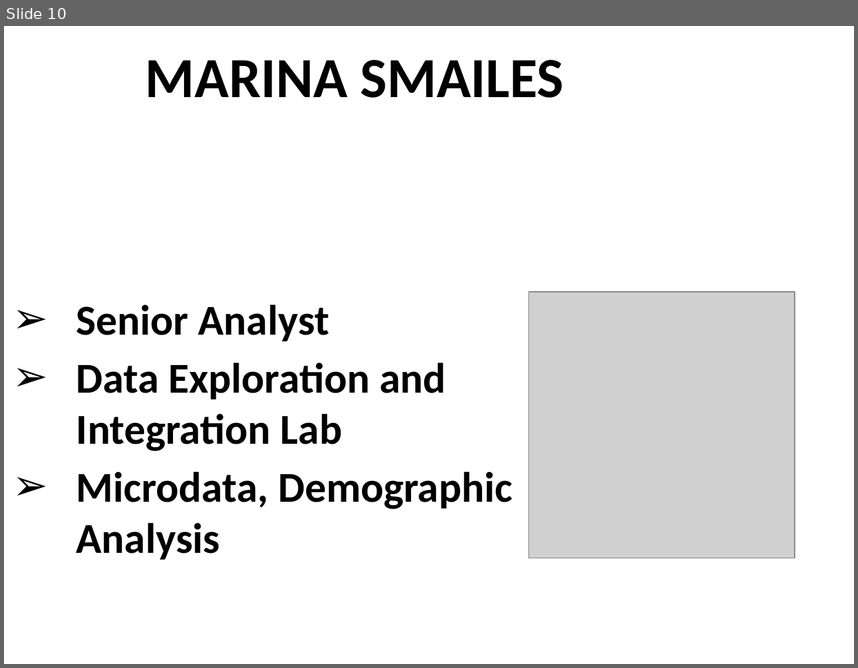
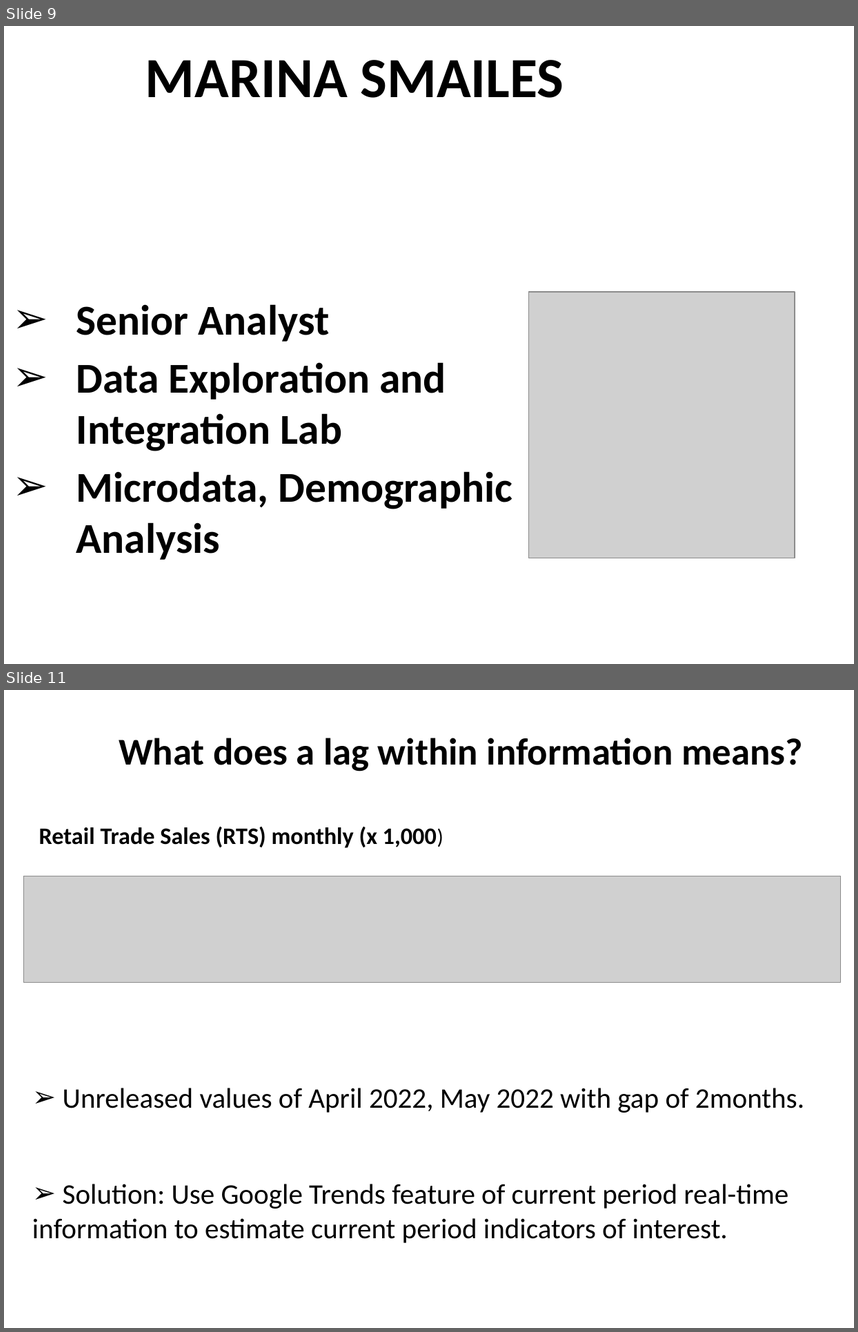
Before and after one commit to ubco-mds-2021-labs/capstone-project-googletrends_capstone, a slide deck: admin/weekly-updates/week8/sample final ppt.pptx. Shown one above the other, each under a label of ours: slide 10 before the commit, slides 9 and 11 after it; the slides between them are not shown. The pictures are 858x668 and 858x1332 pixels, drawn with LibreOffice and Linux fonts; fonts in the diff are those of the drawing; grey boxes stand for pictures. Boxes give left, top, right and bottom in pixels: in the first picture for what was removed or moved away, otherwise in the second. Text is boxed around its words. In the diff, an @@ line names an element or a change of style, - is before the commit and + after.

```diff
--- a/admin/weekly-updates/week8/sample final ppt.pptx
+++ b/admin/weekly-updates/week8/sample final ppt.pptx
@@ slide 11 added at (4, 690, 854, 1328), background #FFFFFF @@
@@ text added at (119, 738, 803, 771), 32 pt, text #000000, bold @@
+What does a lag within information means?
@@ text added at (39, 826, 437, 848), 20 pt, text #000000, bold @@
+Retail Trade Sales (RTS) monthly (x 1,000)
@@ picture added at (23, 876, 840, 983) @@
@@ text added at (32, 1087, 804, 1243), 24 pt, text #000000 @@
+➢ Unreleased values of April 2022, May 2022 with gap of 2months.
+➢ Solution: Use Google Trends feature of current period real-time information to estimate current period indicators of interest.
@@ what was slide 10 is now slide 9 @@
```
Also in this commit, not shown: 4 slides changed, 6 other slides added, 6 slides removed, 1 other file.
